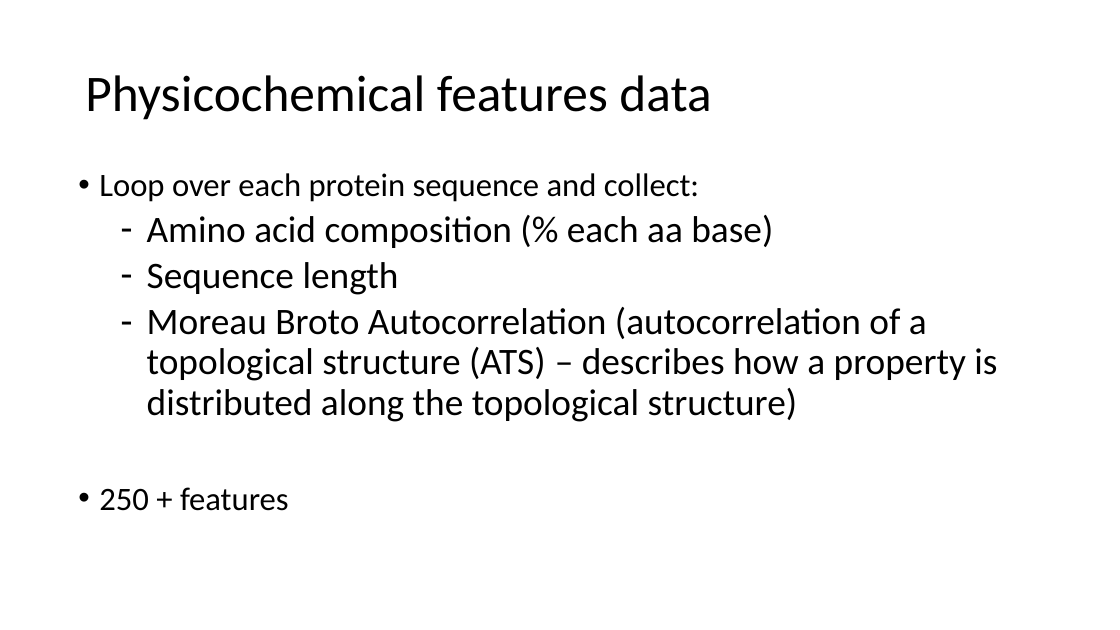
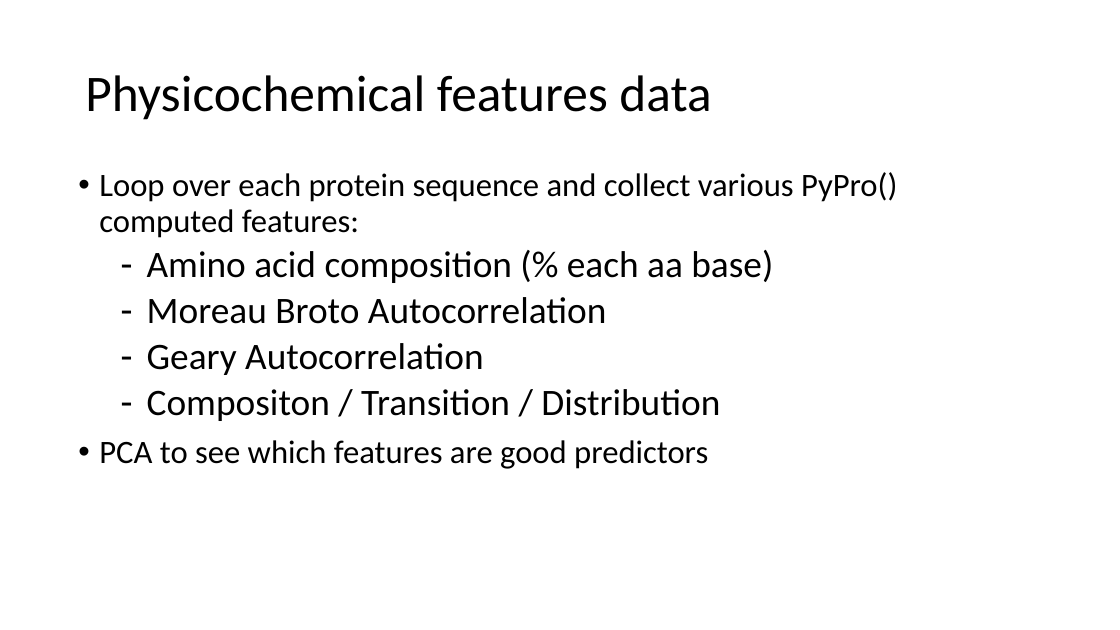
Before and after one commit to JoannaDrx/protein-classification, a slide deck: slide 10 of drugpro-jd.pptx. Drawn at 1120x630 pixels with LibreOffice and Linux fonts; fonts in the diff are those of the drawing. Boxes give left, top, right and bottom in pixels: in the first picture for what was removed or moved away, otherwise in the second. Text is boxed around its words. In the diff, an @@ line names an element or a change of style, - is before the commit and + after.

```diff
--- a/drugpro-jd.pptx
+++ b/drugpro-jd.pptx
@@ text at (99, 172, 897, 238): text changed @@
-• Loop over each protein sequence and collect:
+• Loop over each protein sequence and collect various PyPro() computed features:
@@ text at (99, 297, 720, 469): text changed @@
-  – Sequence length
-  – Moreau Broto Autocorrelation (autocorrelation of a topological structure (ATS) – describes how a property is distributed along the topological structure)
-• 250 + features
+  – Moreau Broto Autocorrelation
+  – Geary Autocorrelation
+  – Compositon / Transition / Distribution
+• PCA to see which features are good predictors
```
Also in this commit, not shown: 6 other slides changed, 5 slides added, 5 slides removed, 25 other files.
